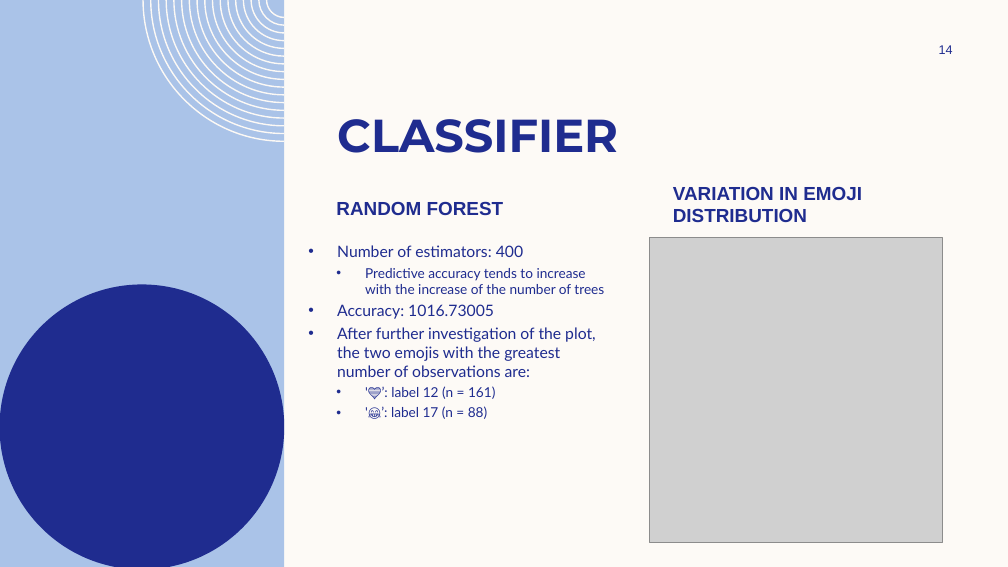
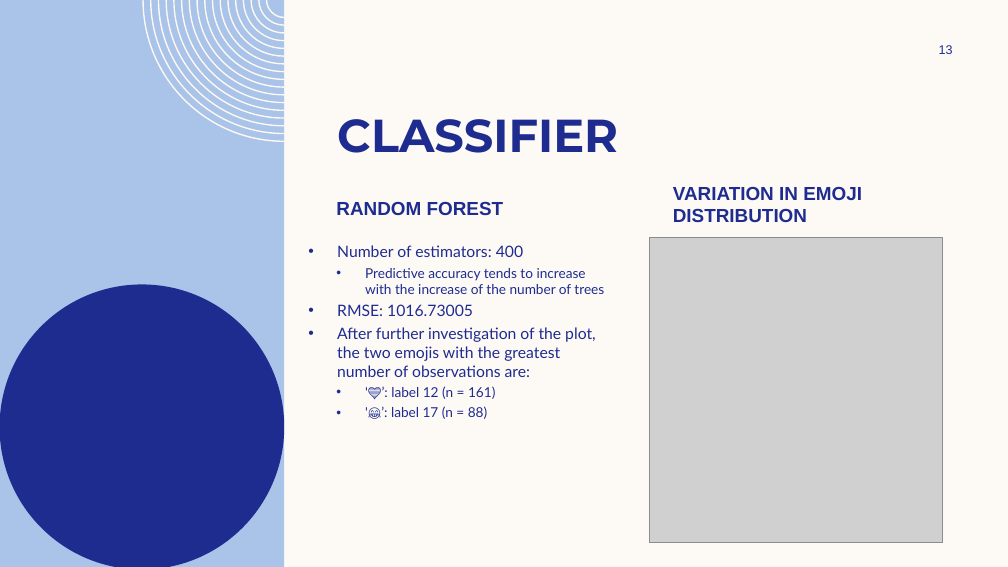
Before and after one commit to Jainlo/context-based-emoji-suggestion, a slide deck: slide 13 of Emotion based emoji suggestion.pptx (slide 14 before the commit). Drawn at 1008x567 pixels with LibreOffice and Linux fonts; fonts in the diff are those of the drawing; grey boxes stand for pictures; background and template pictures are left out. Boxes give left, top, right and bottom in pixels: in the first picture for what was removed or moved away, otherwise in the second. Text is boxed around its words. In the diff, an @@ line names an element or a change of style, - is before the commit and + after.

Commit message:
update slides

```diff
--- a/Emotion based emoji suggestion.pptx
+++ b/Emotion based emoji suggestion.pptx
@@ page number at (939,45,953,54): text changed @@
-14
+13
@@ text at (337,304,473,316): text changed @@
-• Accuracy: 1016.73005
+• RMSE: 1016.73005
```
Also in this commit, not shown: 1 slide removed.
